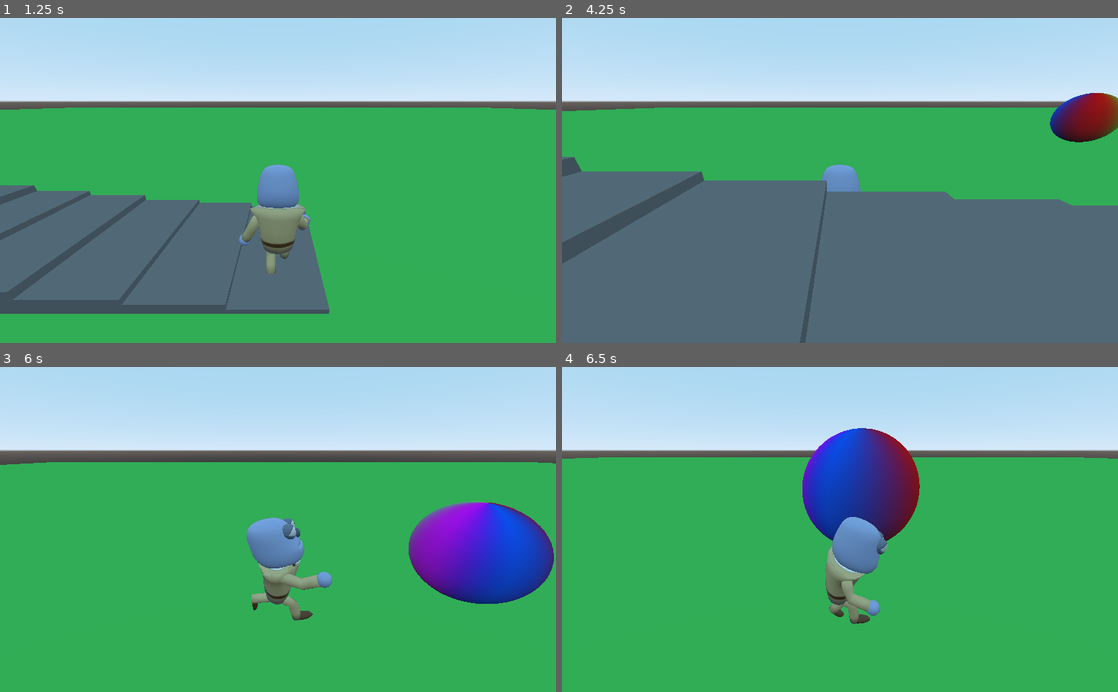
Above: before the commit, frames 1-4 (two rows, left to right).
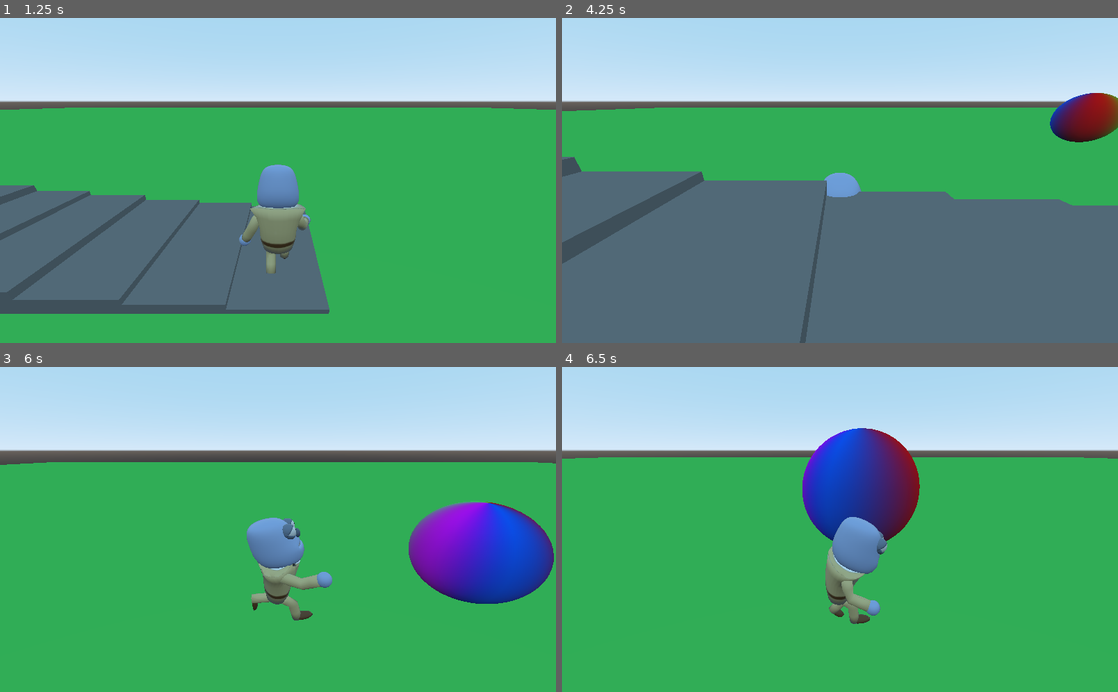
Above: after the commit, the same moments.

Repository: Luigiplayer2158/ITCS-4232-Final-Proj-jsmiley
Game: Godot game, scene res://Levels/test_level1.tscn
Two runs of this game, one before a commit and one after it. Both use one fixed random seed, a clock stepped at 60 frames per second and the inputs below.
Inputs:
- Up to frame 1 (1.25 s): hold Up (move_forward) from 0.53 s (still down); tap Space (jump) at 0.6, 0.77, 1.07 s
- Up to frame 2 (4.25 s): tap Space (jump) at 1.35, 1.52, 1.82, 2.1, 2.85, 3.02, 3.32, 3.6, 3.77, 4.07 s; release Up (move_forward) at 2.03 s; hold Left (move_left) 2.03-3.53 s; hold Down (move_back) from 3.53 s (still down)
- Up to frame 3 (6 s): release Down (move_back) at 4.28 s; hold Right (move_right) 4.28-5.03 s; tap Space (jump) at 4.35, 4.52, 4.82, 5.1, 5.85 s; hold Up (move_forward) 5.03-5.78 s; hold Right (move_right) from 5.78 s (still down)
- Up to frame 4 (6.5 s): keep holding Right (move_right); tap Space (jump) at 6.02, 6.32 s

Frame 1 is identical in both runs. In frame 2, 0.4% of the frame differs, in the area x 46-54%, y 45-56%; in frame 3, less than 0.1%; in frame 4, less than 0.1%.

Commit message:
Fixed jumping direction bug

Diff:
--- a/FinalProjectCapstone/Scripts/Player.gd
+++ b/FinalProjectCapstone/Scripts/Player.gd
@@ -48,8 +48,22 @@
 		velocity.z = (direction.z * speed)/2
 		velocity.y -= gravity * delta
 
+#		if velocity.x >= 14 or velocity.x <= -14:
+#			if velocity.x >= 14:
+#				velocity.x = 14
+#			elif velocity.x <= 14:
+#				velocity.x = -14
+#		if velocity.z >= 14 or velocity.z <= -14:
+#			if velocity.z >= 14:
+#				velocity.z = 14
+#			elif velocity.z <= 14:
+#				velocity.z = -14
+
+
 		if jumping:
 			velocity.y = jump
+			velocity.x = last.x
+			velocity.z = last.z
 			snap = Vector3.ZERO
 			anim.play("jumping")
 		elif landed:
@@ -72,13 +86,14 @@
 
 		velocity = move_and_slide_with_snap(velocity, snap, Vector3.UP, true)
 
-		if velocity.length() > 0.2:
+		if Vector2(velocity.x, velocity.z).length() > 0.2:
 			last.z = velocity.z
 			last.x = velocity.x
+			look_direction = Vector2(last.z, last.x)
+			model.rotation.y = direction.rotated(Vector3.UP, springarm.rotation.y).normalized().y + 180
+			model.rotation.y = look_direction.angle()
 
-		look_direction = Vector2(last.z, last.x)
-		model.rotation.y = direction.rotated(Vector3.UP, springarm.rotation.y).normalized().y + 180
-		model.rotation.y = look_direction.angle()
+
 
 #func _process(delta):
 	#springarm.translation = translation
